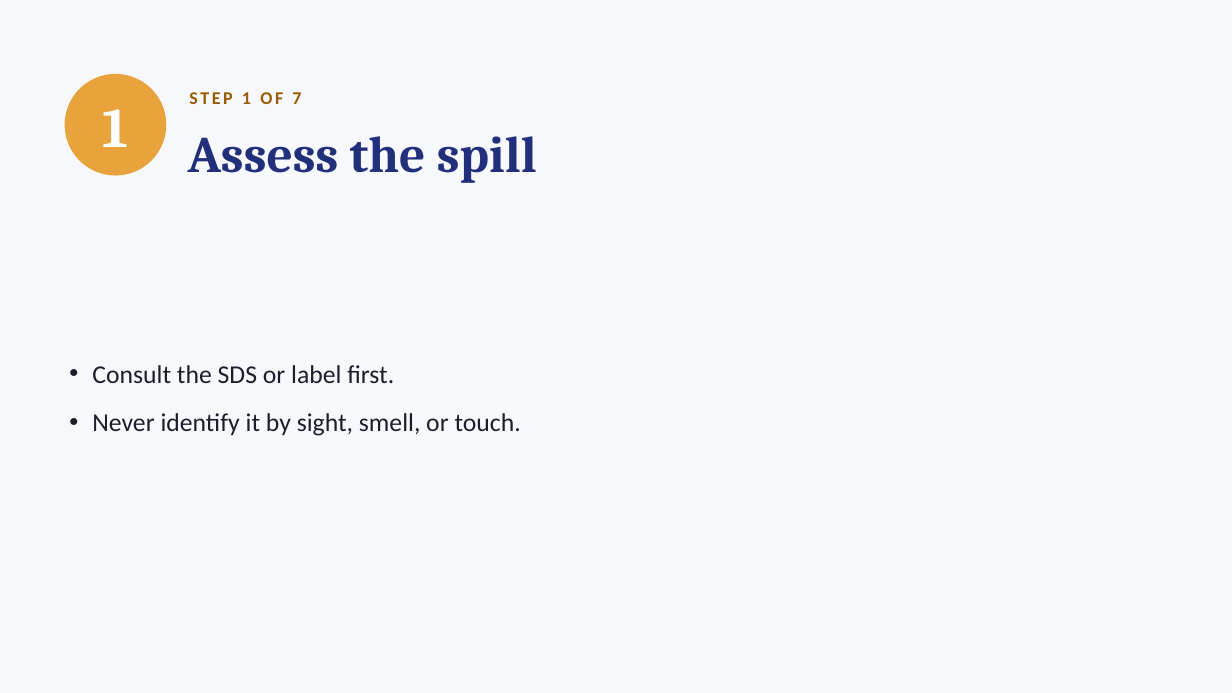
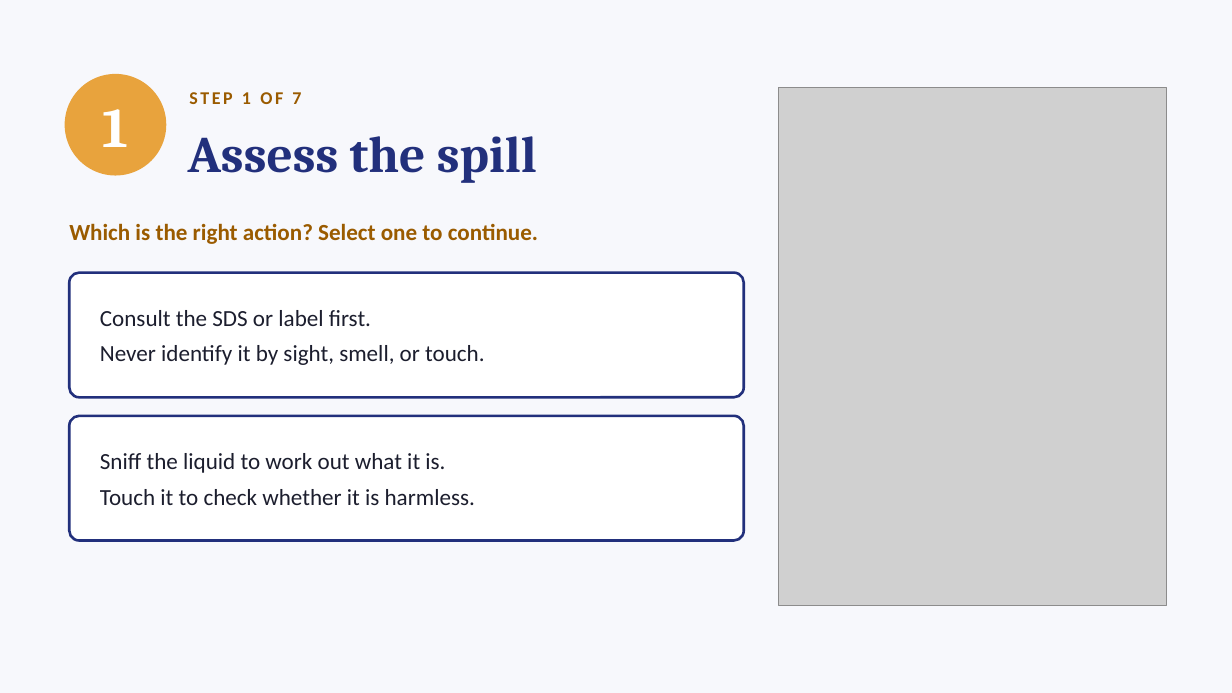
Before and after one commit to ProfeAnaEslavaEdTech/eLearningportfolio, a slide deck: slide 2 of assets/Spill-7-Steps.pptx. Drawn at 1232x693 pixels with LibreOffice and Linux fonts; fonts in the diff are those of the drawing; grey boxes stand for pictures. Boxes give left, top, right and bottom in pixels: in the first picture for what was removed or moved away, otherwise in the second. Text is boxed around its words. In the diff, an @@ line names an element or a change of style, - is before the commit and + after.

```diff
--- a/assets/Spill-7-Steps.pptx
+++ b/assets/Spill-7-Steps.pptx
@@ picture added at (779,88,1167,605) @@
@@ text added at (69,223,538,244), 18 pt, text #9A5B00, bold @@
+Which is the right action? Select one to continue.
@@ rounded rectangle "Consult the SDS or label ...": place and size @@
-rounded rectangle "Consult the SDS or label ..." at (92,365,521,436)
+rounded rectangle "Consult the SDS or label ..." at (69,273,744,397)
@@ rounded rectangle "Consult the SDS or label ..." at (69,273,744,397): size 20 to 18 pt; bullet • to none; less space between paragraphs; fill none to #FFFFFF; outline none to #22307C 2 pt @@
@@ rounded rectangle added at (69,416,744,541), fill #FFFFFF, outline #22307C 2 pt, 18 pt, text #1C1E2E @@
+Sniff the liquid to work out what it is.
+Touch it to check whether it is harmless.
```
Also in this commit, not shown: 7 other slides changed, 1 slide added, 1 other file.
